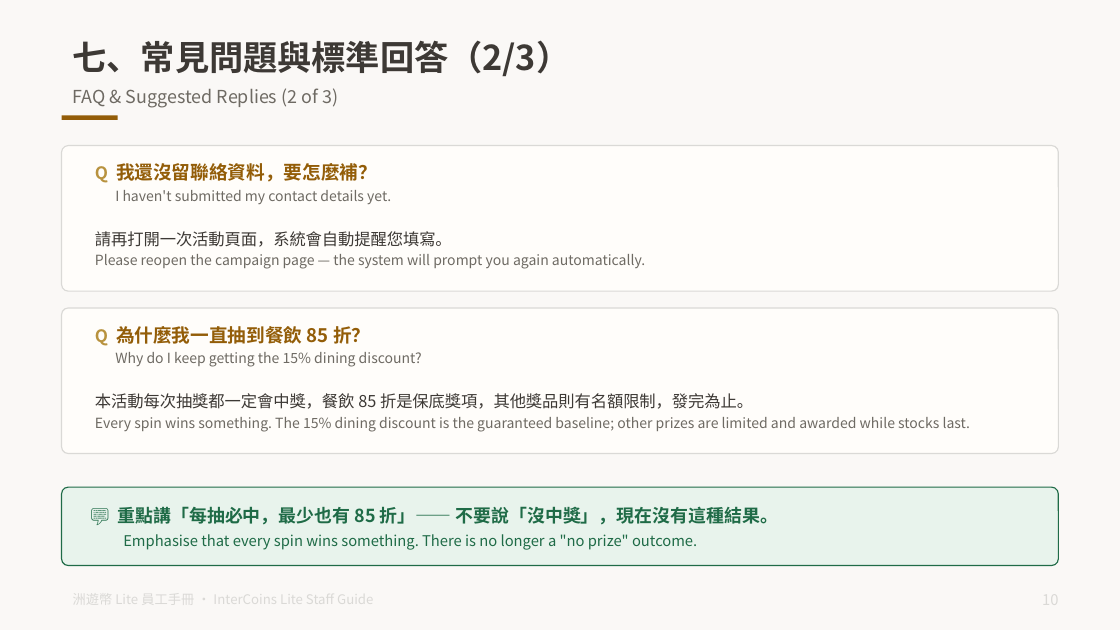
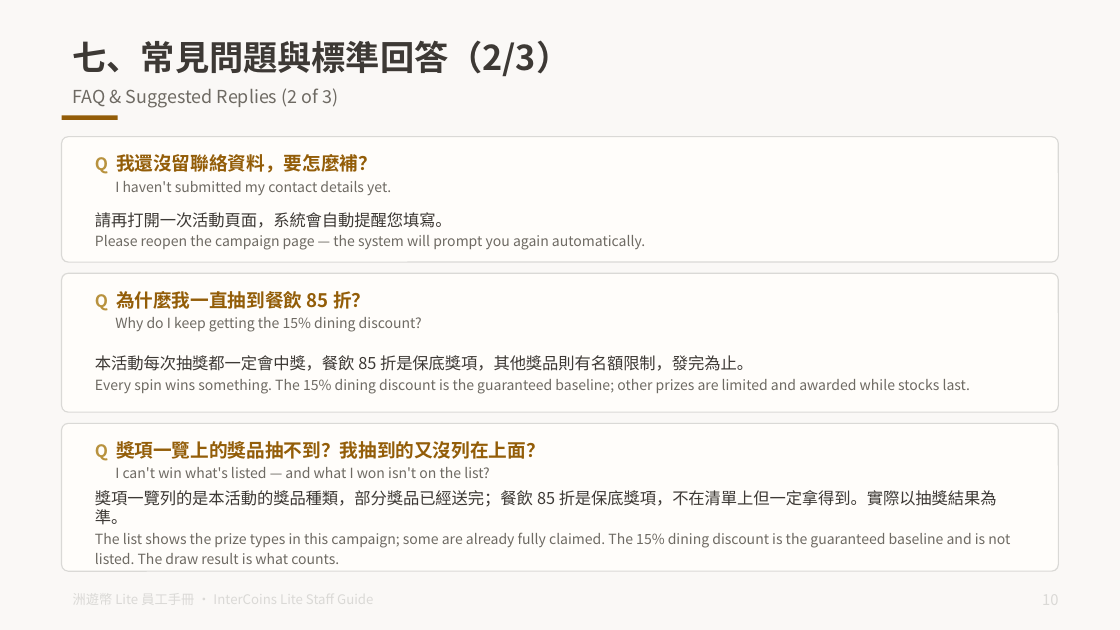
Before and after one commit to tony1229kimo/intercoins-lite, a slide deck: slide 11 of docs/洲遊幣Lite_員工手冊_一般版_雙語.pptx. Drawn at 1120x630 pixels with LibreOffice and Linux fonts; fonts in the diff are those of the drawing. Boxes give left, top, right and bottom in pixels: in the first picture for what was removed or moved away, otherwise in the second. Text is boxed around its words. In the diff, an @@ line names an element or a change of style, - is before the commit and + after.

```diff
--- a/docs/洲遊幣Lite_員工手冊_一般版_雙語.pptx
+++ b/docs/洲遊幣Lite_員工手冊_一般版_雙語.pptx
@@ rounded rectangle: place and size @@
-rounded rectangle at (62,146,1058,291)
+rounded rectangle at (62,137,1058,262)
@@ rounded rectangle at (62,137,1058,262): proportions changed @@
@@ text "Q 我還沒留聯絡資料，要怎麼補？ I haven't submitted ...": place and size @@
-text "Q 我還沒留聯絡資料，要怎麼補？ I haven't submitted ..." at (95,163,391,204)
+text "Q 我還沒留聯絡資料，要怎麼補？ I haven't submitted ..." at (95,154,391,195)
@@ text "請再打開一次活動頁面，系統會自動提醒您填寫。 Please reopen the campaign ...": place and size @@
-text "請再打開一次活動頁面，系統會自動提醒您填寫。 Please reopen the campaign ..." at (95,231,645,269)
+text "請再打開一次活動頁面，系統會自動提醒您填寫。 Please reopen the campaign ..." at (95,212,645,250)
@@ rounded rectangle at (62,273,1058,412): proportions changed @@
@@ rounded rectangle: place and size @@
-rounded rectangle at (62,308,1058,454)
+rounded rectangle at (62,273,1058,412)
@@ text "Q 為什麼我一直抽到餐飲 85 折？ Why ...": place and size @@
-text "Q 為什麼我一直抽到餐飲 85 折？ Why ..." at (95,326,422,367)
+text "Q 為什麼我一直抽到餐飲 85 折？ Why ..." at (95,291,422,332)
@@ text "本活動每次抽獎都一定會中獎，餐飲 85 折是保底獎項，其他獎品則有名額限制，發完為止。 Every spin ...": place and size @@
-text "本活動每次抽獎都一定會中獎，餐飲 85 折是保底獎項，其他獎品則有名額限制，發完為止。 Every spin ..." at (95,393,970,432)
+text "本活動每次抽獎都一定會中獎，餐飲 85 折是保底獎項，其他獎品則有名額限制，發完為止。 Every spin ..." at (95,355,970,394)
@@ rounded rectangle: place and size @@
-rounded rectangle at (62,487,1058,566)
+rounded rectangle at (62,423,1058,571)
@@ rounded rectangle at (62,423,1058,571): fill #E8F3EC to #FFFDFA; outline #1F6B47 0.75 pt to #DAD9D6 0.75 pt; proportions changed @@
@@ text at (95,441,545,478): text changed; size 9.5 to 9 pt; text colour #1F6B47 to #6E6A63 @@
-💬 重點講「每抽必中，最少也有 85 折」—— 不要說「沒中獎」，現在沒有這種結果。
-Emphasise that every spin wins something. There is no longer a "no prize" outcome.
+Q 獎項一覽上的獎品抽不到？我抽到的又沒列在上面？
+I can't win what's listed — and what I won isn't on the list?
@@ text added at (95,490,1010,564), 9 pt, text #6E6A63 @@
+獎項一覽列的是本活動的獎品種類，部分獎品已經送完；餐飲 85 折是保底獎項，不在清單上但一定拿得到。實際以抽獎結果為準。
+The list shows the prize types in this campaign; some are already fully claimed. The 15% dining discount is the guaranteed baseline and is not listed. The draw result is what counts.
```
Also in this commit, not shown: 1 other slide changed, 1 other file.
